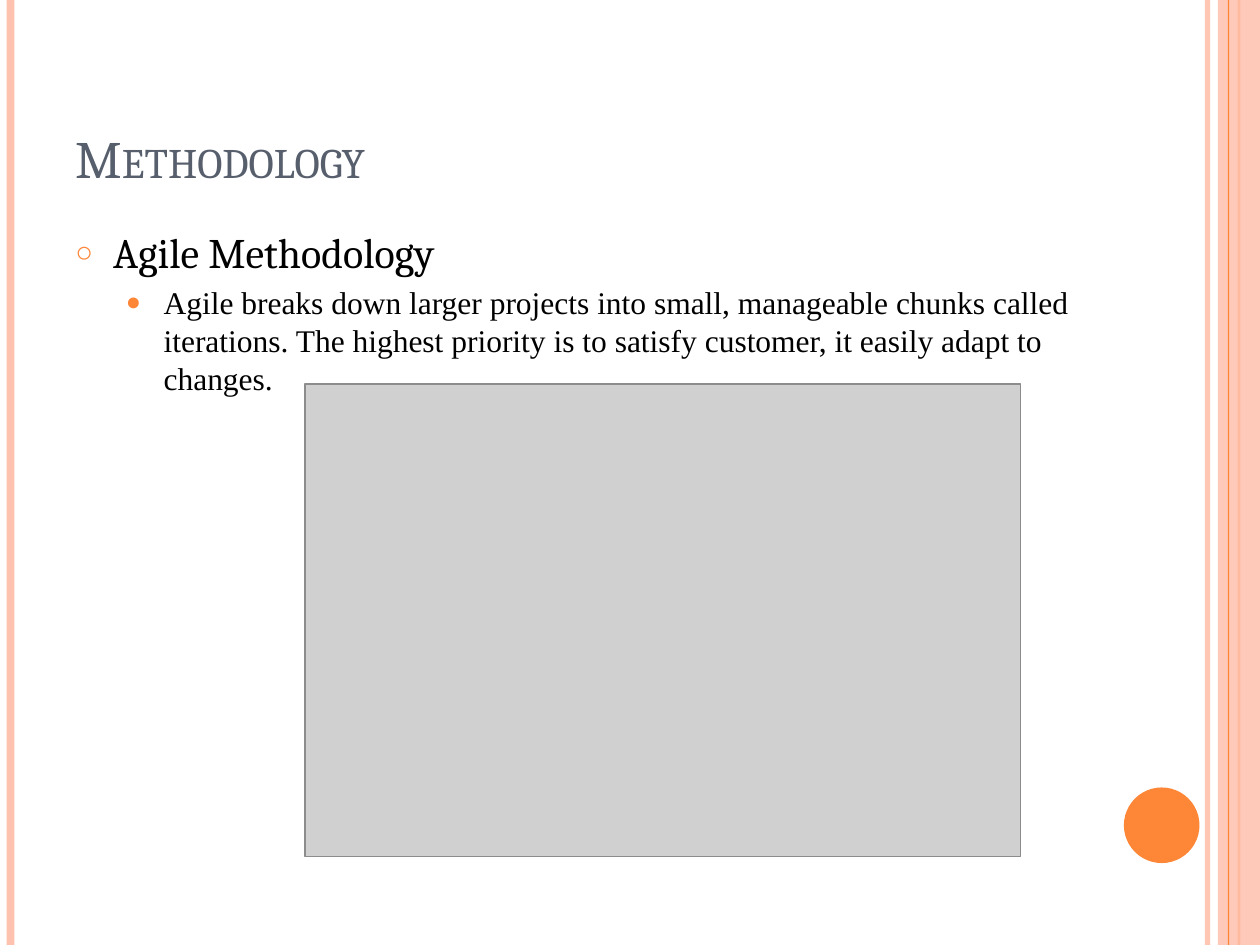
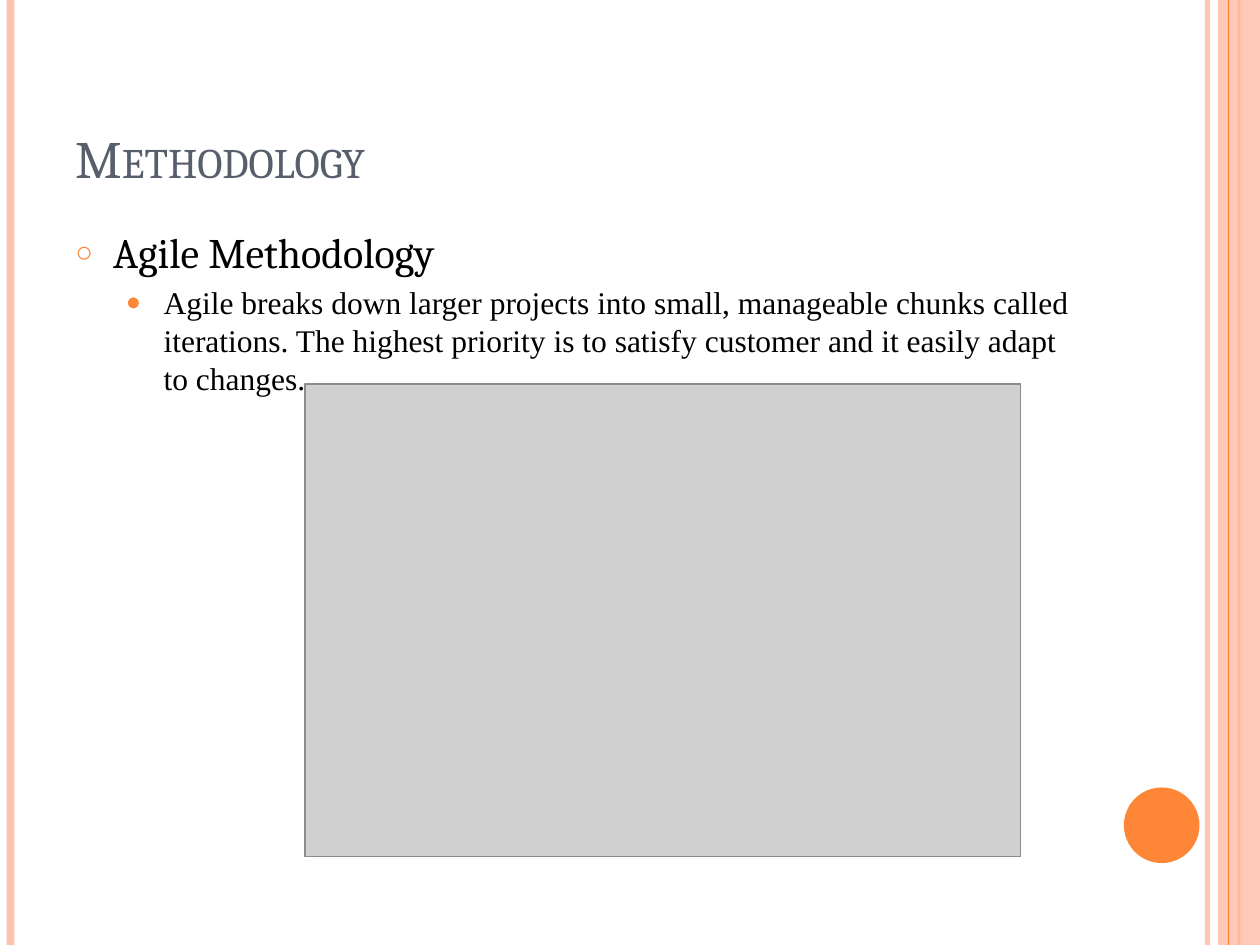
Before and after one commit to deefah/FYPdocument, a slide deck: slide 4 of Final Year Project Design.pptx. Drawn at 1260x945 pixels with LibreOffice and Linux fonts; fonts in the diff are those of the drawing; grey boxes stand for pictures. Boxes give left, top, right and bottom in pixels: in the first picture for what was removed or moved away, otherwise in the second. Text is boxed around its words. In the diff, an @@ line names an element or a change of style, - is before the commit and + after.

```diff
--- a/Final Year Project Design.pptx
+++ b/Final Year Project Design.pptx
@@ text at (164, 292, 1068, 396): text changed @@
-  ● Agile breaks down larger projects into small, manageable chunks called iterations. The highest priority is to satisfy customer, it easily adapt to changes.
+  ● Agile breaks down larger projects into small, manageable chunks called iterations. The highest priority is to satisfy customer and it easily adapt to changes.
```
Also in this commit, not shown: 8 other slides changed, 8 slides added, 3 slides removed, 1 other file.
